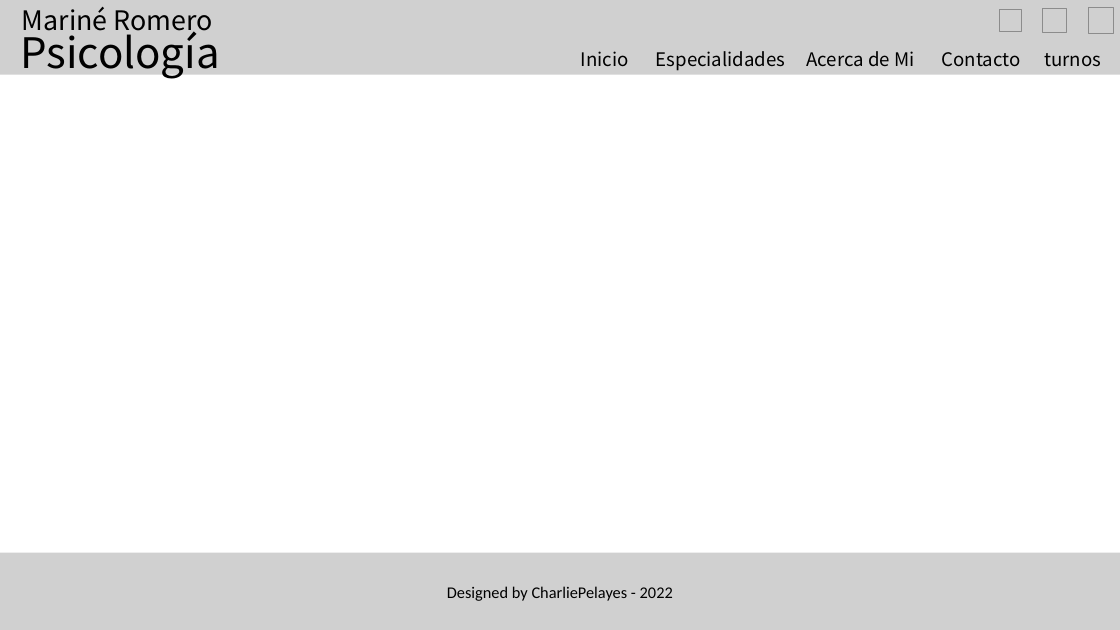
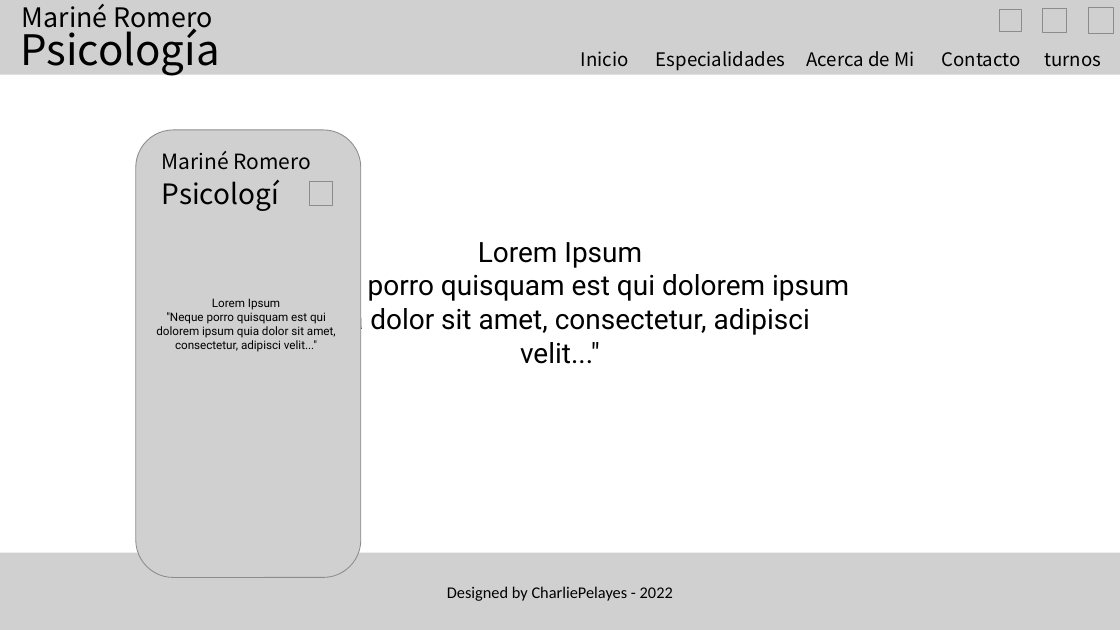
Before and after one commit to etcsa044/proyectoCoder, a slide deck: slide 1 of wireframe/Presentación1.pptx. Drawn at 1120x630 pixels with LibreOffice and Linux fonts; fonts in the diff are those of the drawing; grey boxes stand for pictures; background and template pictures are left out. Boxes give left, top, right and bottom in pixels: in the first picture for what was removed or moved away, otherwise in the second. Text is boxed around its words. In the diff, an @@ line names an element or a change of style, - is before the commit and + after.

```diff
--- a/wireframe/Presentación1.pptx
+++ b/wireframe/Presentación1.pptx
@@ text "Psicología" rewrapped from bbox=[20, 26, 219, 79] to bbox=[12, 19, 229, 79] @@
@@ text added at bbox=[20, 23, 219, 76], 24 pt, text #000000 @@
+Psicología
@@ picture added at bbox=[136, 130, 361, 578] @@
@@ picture added at bbox=[150, 145, 344, 222] @@
@@ text added at bbox=[162, 151, 312, 170], 18 pt, text #000000 @@
+Mariné Romero
@@ picture added at bbox=[309, 181, 333, 205] @@
@@ picture added at bbox=[150, 221, 344, 564] @@
@@ text added at bbox=[271, 242, 849, 364], 24 pt, text #000000 @@
+Lorem Ipsum
+"Neque porro quisquam est qui dolorem ipsum quia dolor sit amet, consectetur, adipisci velit..."
@@ text added at bbox=[156, 298, 336, 352], 10 pt, text #000000 @@
+Lorem Ipsum
+"Neque porro quisquam est qui dolorem ipsum quia dolor sit amet, consectetur, adipisci velit..."
```
Also in this commit, not shown: 4 other slides changed, 1 slide removed, 17 other files.
